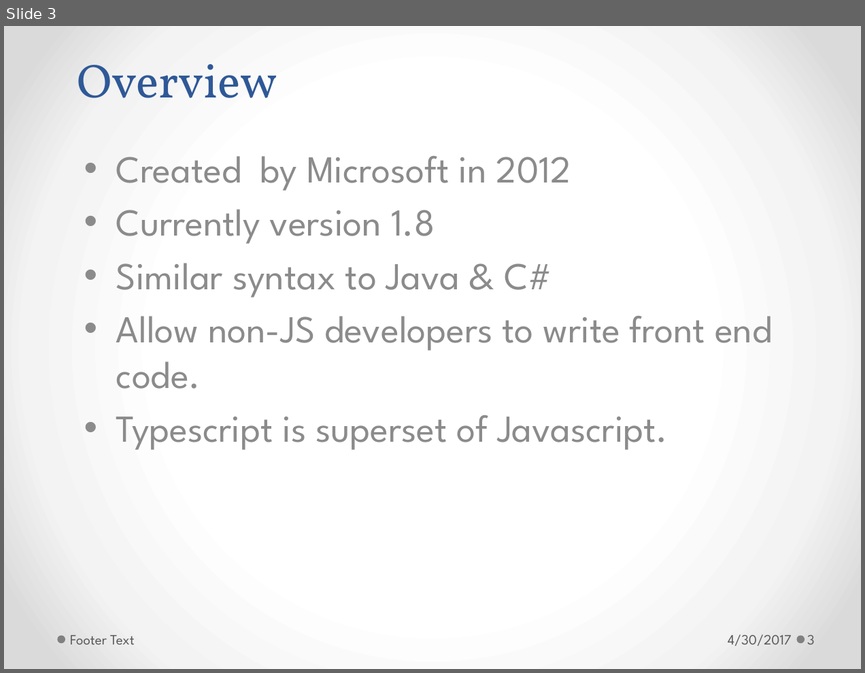
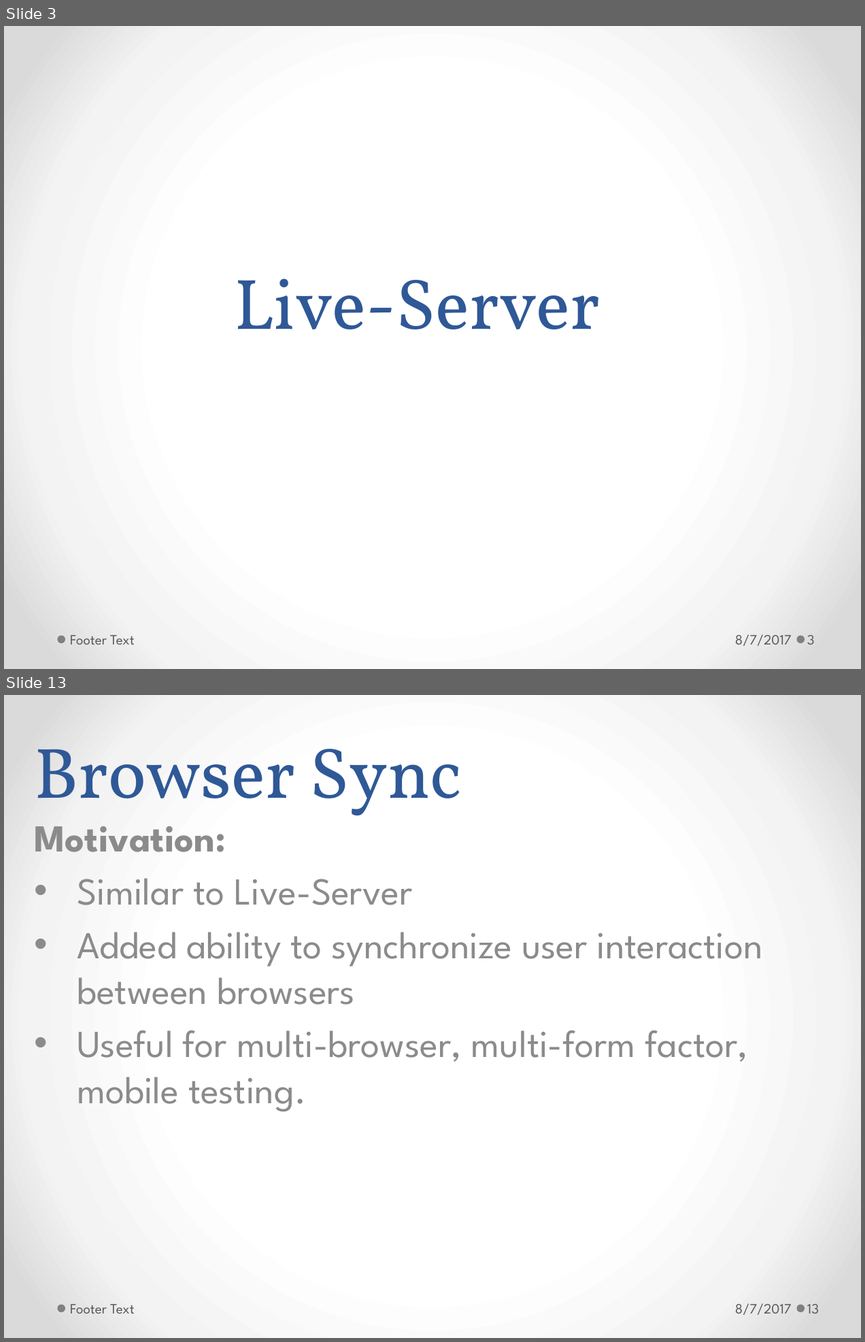
Before and after one commit to h-t-tran/brown, a slide deck: productivity/productivity.pptx. Shown one above the other, each under a label of ours: slide 3 before the commit, slides 3 and 13 after it; the slides between them are not shown. The pictures are 865x673 and 865x1342 pixels, drawn with LibreOffice and Linux fonts; fonts in the diff are those of the drawing. Boxes give left, top, right and bottom in pixels: in the first picture for what was removed or moved away, otherwise in the second. Text is boxed around its words. In the diff, an @@ line names an element or a change of style, - is before the commit and + after.

```diff
--- a/productivity/productivity.pptx
+++ b/productivity/productivity.pptx
@@ slide 13 added at (x1=4, y1=695, x2=861, y2=1338), background gradient #FFFFFF to #F4F4F4 to #DADADA; not listed: 2 template elements that a slide beside it also shows @@
@@ title added at (x1=34, y1=749, x2=462, y2=829), 60 pt, text #2F5897 @@
+Browser Sync
@@ subtitle added at (x1=34, y1=826, x2=762, y2=1111), 32 pt, text #8C8C8C @@
+Motivation:
+• Similar to Live-Server
+• Added ability to synchronize user interaction between browsers
+• Useful for multi-browser, multi-form factor, mobile testing.
@@ text added at (x1=70, y1=1304, x2=135, y2=1313), 12 pt, text #595959 @@
+Footer Text
@@ text added at (x1=735, y1=1303, x2=791, y2=1314), 12 pt, text #595959 @@
+8/7/2017
@@ page number added at (x1=807, y1=1304, x2=819, y2=1313), 12 pt, text #595959 @@
+13
@@ slide 3 changed as well @@
@@ title removed at (x1=77, y1=64, x2=277, y2=98) @@
-Overview
@@ subtitle removed at (x1=116, y1=156, x2=772, y2=450) @@
-• Created by Microsoft in 2012
-• Currently version 1.8
-• Similar syntax to Java & C#
-• Allow non-JS developers to write front end code.
-• Typescript is superset of Javascript.
@@ title added at (x1=234, y1=278, x2=600, y2=329), 60 pt, text #2F5897 @@
+Live-Server
@@ text at (x1=735, y1=634, x2=791, y2=645): text changed @@
-4/30/2017
+8/7/2017
```
Also in this commit, not shown: 4 other slides changed, 20 other slides added, 10 slides removed, 14 other files.
